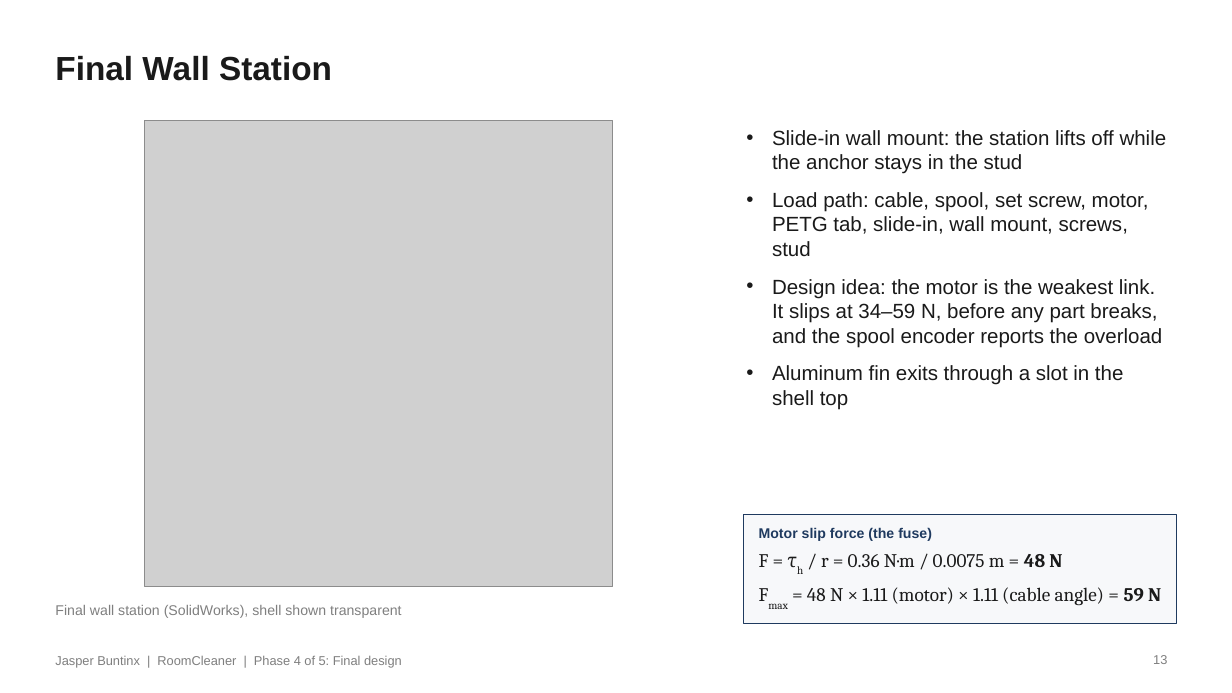
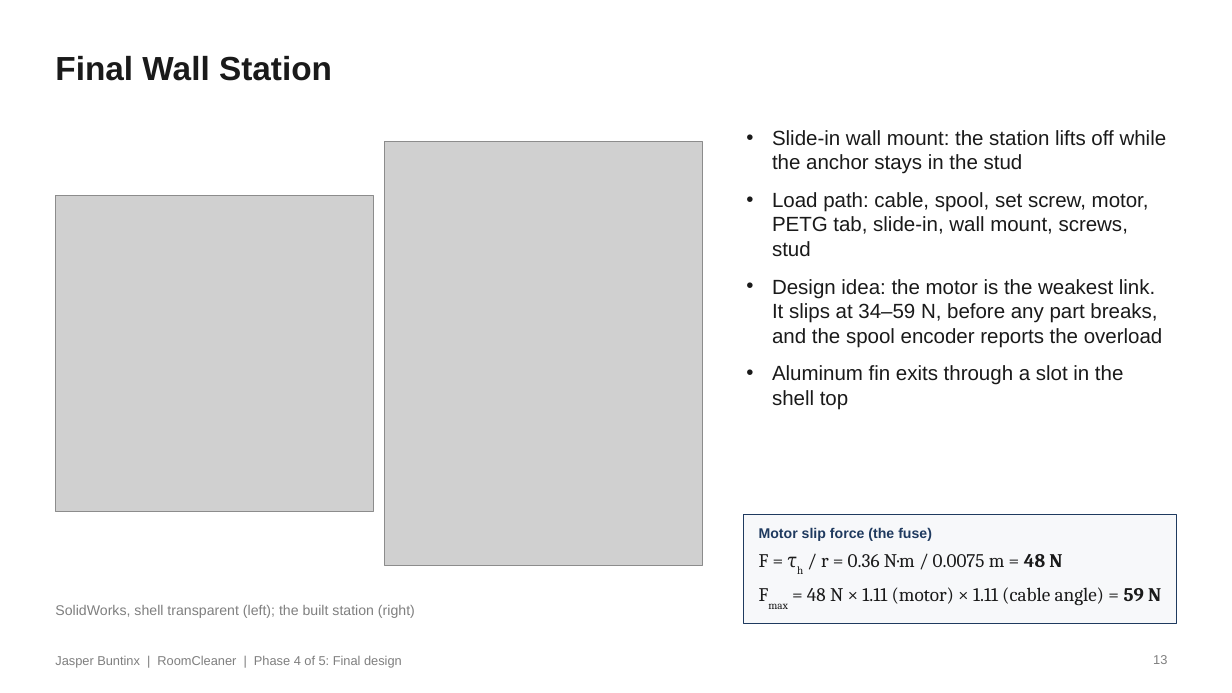
Before and after one commit to Jaspario1199/RoomCleaner, a slide deck: slide 13 of docs/presentation/deck_v8/RoomCleaner_Buntinx_Oct27_v8.pptx. Drawn at 1232x693 pixels with LibreOffice and Linux fonts; fonts in the diff are those of the drawing; grey boxes stand for pictures. Boxes give left, top, right and bottom in pixels: in the first picture for what was removed or moved away, otherwise in the second. Text is boxed around its words. In the diff, an @@ line names an element or a change of style, - is before the commit and + after.

```diff
--- a/docs/presentation/deck_v8/RoomCleaner_Buntinx_Oct27_v8.pptx
+++ b/docs/presentation/deck_v8/RoomCleaner_Buntinx_Oct27_v8.pptx
@@ picture added at (384, 141, 702, 566) @@
@@ picture: place and size @@
-picture at (145, 120, 614, 587)
+picture at (55, 195, 373, 512)
@@ text at (55, 605, 415, 618): text changed @@
-Final wall station (SolidWorks), shell shown transparent
+SolidWorks, shell transparent (left); the built station (right)
```
Also in this commit, not shown: 3 other slides changed, 11 other files.
